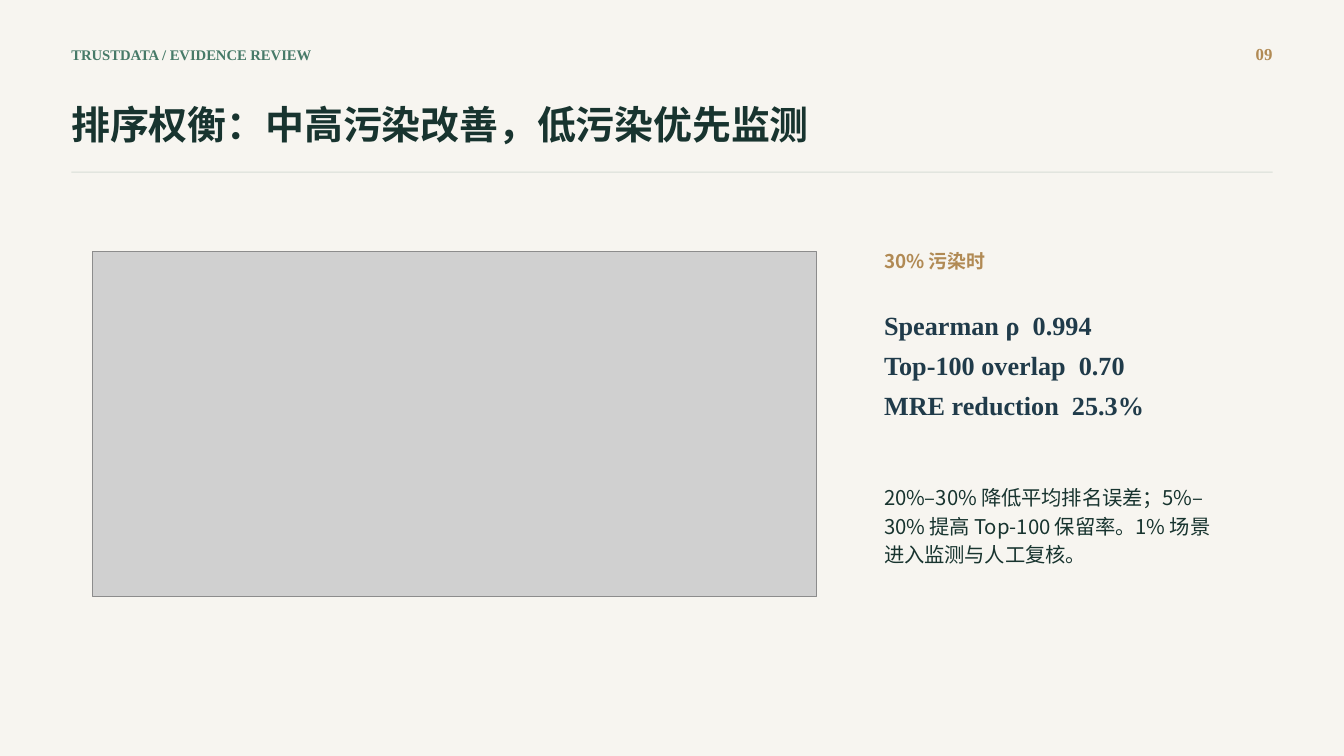
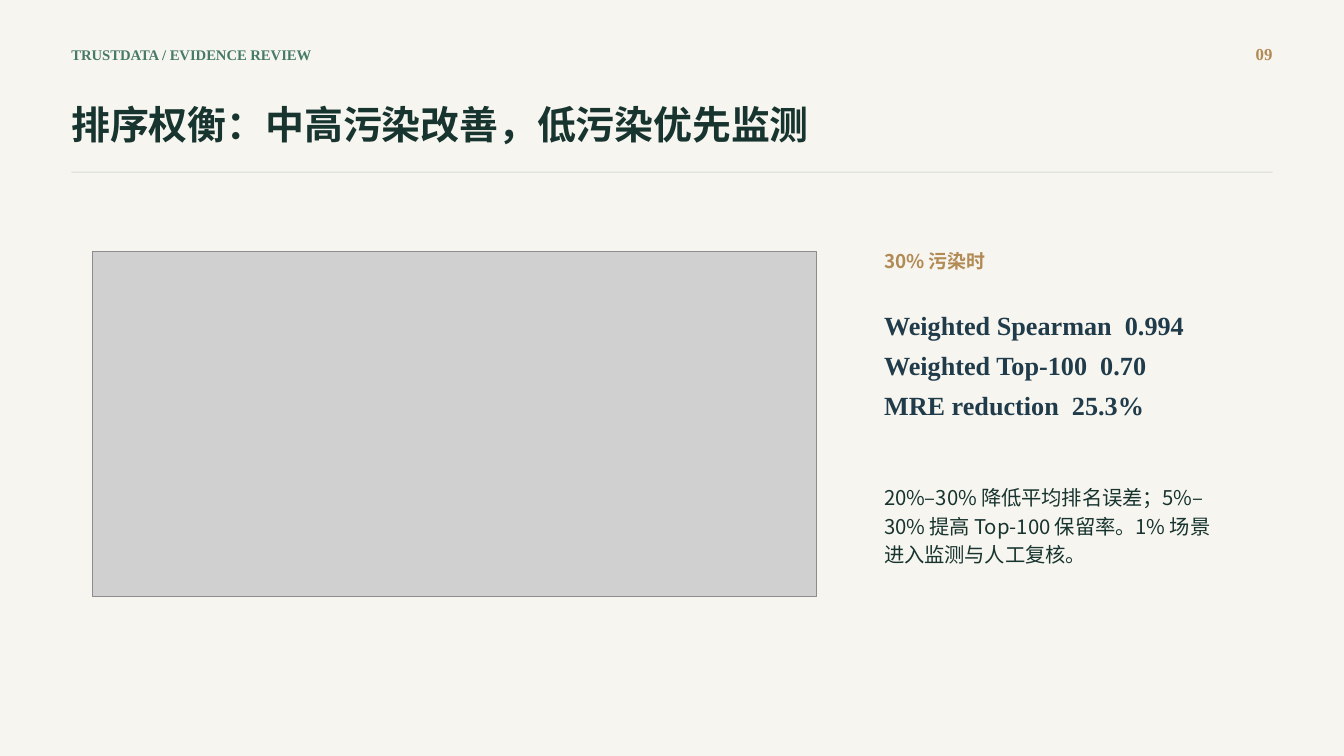
Before and after one commit to SunRunJie/Trustdata-Crowdsourced-Review-Governance, a slide deck: slide 9 of deliverables/TrustData_2026新域新质创新大赛路演稿.pptx. Drawn at 1344x756 pixels with LibreOffice and Linux fonts; fonts in the diff are those of the drawing; grey boxes stand for pictures. Boxes give left, top, right and bottom in pixels: in the first picture for what was removed or moved away, otherwise in the second. Text is boxed around its words. In the diff, an @@ line names an element or a change of style, - is before the commit and + after.

```diff
--- a/deliverables/TrustData_2026新域新质创新大赛路演稿.pptx
+++ b/deliverables/TrustData_2026新域新质创新大赛路演稿.pptx
@@ text at (884,316,1184,381): text changed @@
-Spearman ρ 0.994
-Top-100 overlap 0.70
+Weighted Spearman 0.994
+Weighted Top-100 0.70
```
Also in this commit, not shown: 8 other files.
